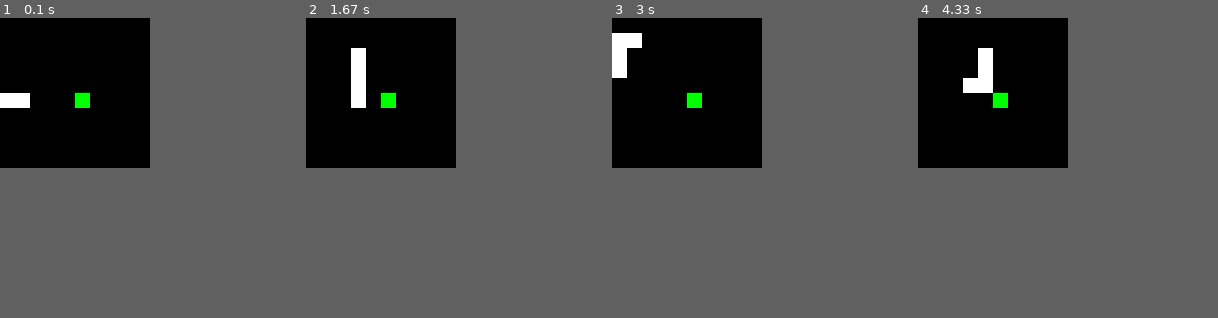
Above: before the commit, frames 1-4 (left to right).
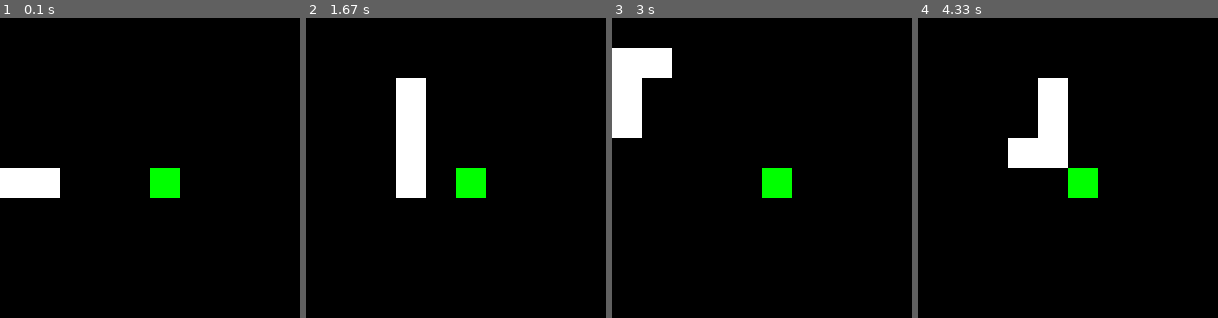
Above: after the commit, the same moments.

Repository: titusjgr/pygame-snake
Game: pygame game, started from human.py
Two runs of this game, one before a commit and one after it. Both use one fixed random seed, a clock stepped at 60 frames per second and the inputs below.
Inputs:
- Up to frame 1 (0.1 s): no input
- Up to frame 2 (1.67 s): tap Space at 0.33, 0.67 s; tap Up at 1 s
- Up to frame 3 (3 s): tap A at 1.87 s; tap S at 2.53 s
- Up to frame 4 (4.33 s): tap D at 3.2 s; tap Up at 3.93 s
In our replay, the window is 150x150 before the commit and 300x300 after it. These sizes can differ from the game's own. Grey fills any space a smaller window leaves; there, only what the larger window draws over its background counts as a difference.

The runs differ from the first frame. In frame 1, 3.8% of the frame differs, in the area x 0-60%, y 25-60%; in frame 2, 6.2%, in the area x 15-60%, y 10-60%; in frame 3, 5.2%; in frame 4, 6.2%.

Commit message:
Separate screen size while playing and training

Diff:
--- a/config.py
+++ b/config.py
@@ -1,8 +1,13 @@
 MAP_SIZE = 10, 10  # This is the map for snake coordination.
-SNAKE_SIZE = 15  # This indicates how big a block of the snake looks.
+SNAKE_SIZE = 15  # This indicates how big a block of the snake looks to the net.
 SCREEN_SIZE = MAP_SIZE[0] * SNAKE_SIZE, MAP_SIZE[1] * SNAKE_SIZE
 INITIAL_LENGTH = 4
 FPS = 5
 NUM_FRAMES = 4  # num of frames used as input state at a time
 DISCOUNT_FACTOR = 0.97
 INPUT_SHAPE = SCREEN_SIZE[0], SCREEN_SIZE[1], NUM_FRAMES
+SNAKE_DISPLAY_SIZE = 30
+DISPLAY_SIZE = (
+    MAP_SIZE[0] * SNAKE_DISPLAY_SIZE,
+    MAP_SIZE[1] * SNAKE_DISPLAY_SIZE
+)
--- a/human.py
+++ b/human.py
@@ -2,7 +2,7 @@
 import pygame
 import random
 from snake import Snake
-from config import SCREEN_SIZE, MAP_SIZE, SNAKE_SIZE, INITIAL_LENGTH, FPS
+from config import DISPLAY_SIZE, MAP_SIZE, INITIAL_LENGTH, FPS
 
 INITIAL_LENGTH = 4
 BLACK = (0,  0,  0)
@@ -12,7 +12,7 @@
 
 # Basic setup
 pygame.init()
-screen = pygame.display.set_mode(SCREEN_SIZE)
+screen = pygame.display.set_mode(DISPLAY_SIZE)
 pygame.display.set_caption('Snake')
 clock = pygame.time.Clock()
 
--- a/play_dqn.py
+++ b/play_dqn.py
@@ -7,7 +7,7 @@
 from tensorflow.keras.layers import Conv2D, Dense, Flatten
 from tensorflow.keras.models import Sequential
 
-from config import (FPS, INITIAL_LENGTH, MAP_SIZE, NUM_FRAMES, SCREEN_SIZE,
+from config import (FPS, INITIAL_LENGTH, MAP_SIZE, NUM_FRAMES, DISPLAY_SIZE,
                     SNAKE_SIZE, INPUT_SHAPE)
 from environment import Environment
 
@@ -48,7 +48,7 @@
 
 # Basic setup
 pygame.init()
-screen = pygame.display.set_mode(SCREEN_SIZE)
+screen = pygame.display.set_mode(DISPLAY_SIZE)
 pygame.display.set_caption('Snake')
 clock = pygame.time.Clock()
 
--- a/snake.py
+++ b/snake.py
@@ -1,5 +1,5 @@
 from pygame.locals import *
-from config import SCREEN_SIZE, MAP_SIZE, SNAKE_SIZE, INITIAL_LENGTH
+from config import SCREEN_SIZE, MAP_SIZE, SNAKE_DISPLAY_SIZE, INITIAL_LENGTH
 import pygame
 import random
 
@@ -94,19 +94,19 @@
     def draw_body(self):
         for position in self.positions:
             pygame.draw.rect(self.background, WHITE, (
-                position[0] * SNAKE_SIZE,
-                position[1] * SNAKE_SIZE,
-                SNAKE_SIZE,
-                SNAKE_SIZE
+                position[0] * SNAKE_DISPLAY_SIZE,
+                position[1] * SNAKE_DISPLAY_SIZE,
+                SNAKE_DISPLAY_SIZE,
+                SNAKE_DISPLAY_SIZE
             )
             )
 
     def draw_food(self):
         pygame.draw.rect(self.background, GREEN, (
-            self.food_position[0] * SNAKE_SIZE,
-            self.food_position[1] * SNAKE_SIZE,
-            SNAKE_SIZE,
-            SNAKE_SIZE
+            self.food_position[0] * SNAKE_DISPLAY_SIZE,
+            self.food_position[1] * SNAKE_DISPLAY_SIZE,
+            SNAKE_DISPLAY_SIZE,
+            SNAKE_DISPLAY_SIZE
         )
         )
 
